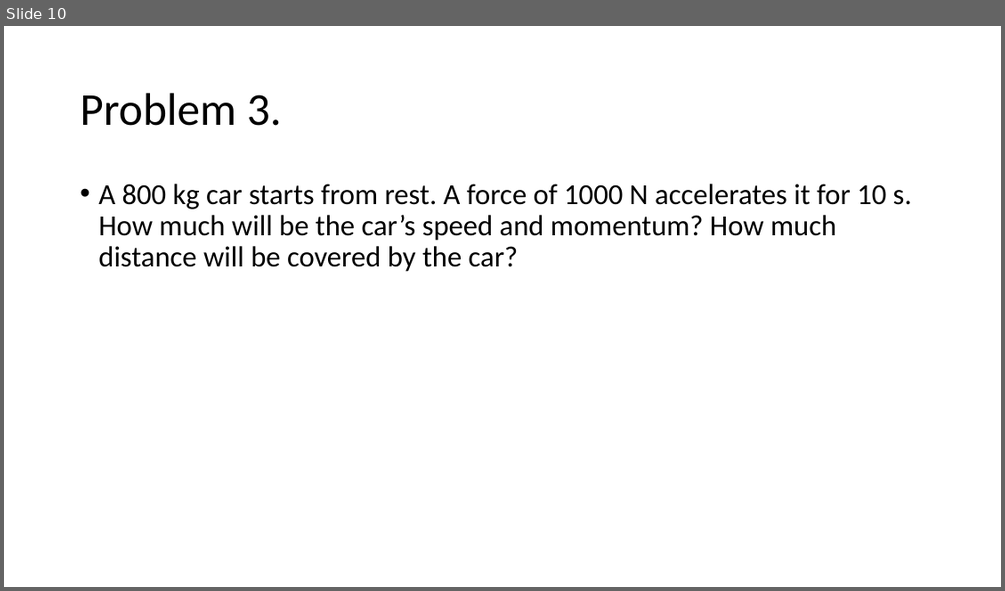
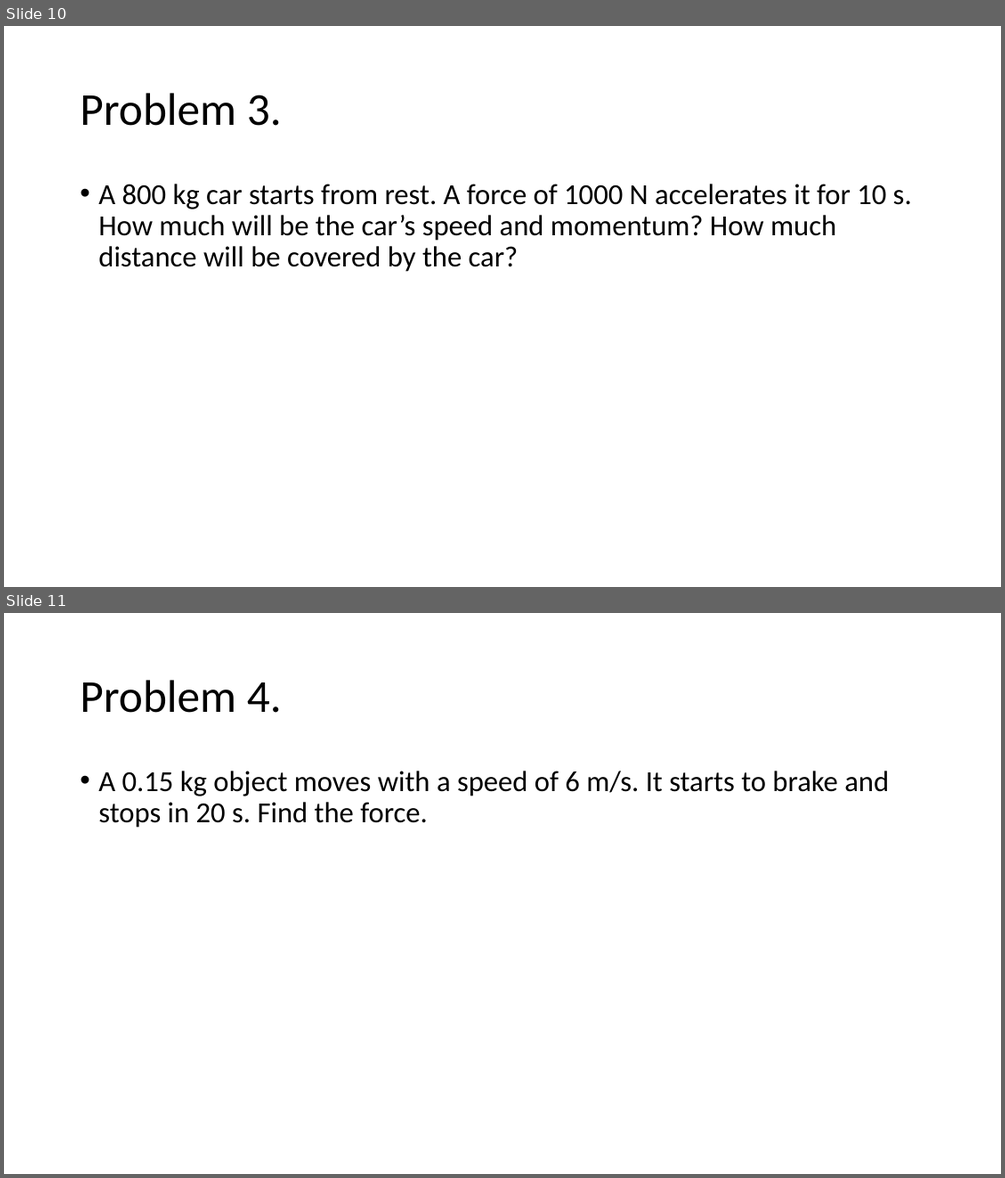
Before and after one commit to acsabai/acsabai.github.io, a slide deck: classes/Physics9ab/downloads/Force.pptx. Shown one above the other, each under a label of ours: slide 10 before the commit, slides 10 and 11 after it. The pictures are 1005x591 and 1005x1178 pixels, drawn with LibreOffice and Linux fonts; fonts in the diff are those of the drawing. Boxes give left, top, right and bottom in pixels: in the first picture for what was removed or moved away, otherwise in the second. Text is boxed around its words. In the diff, an @@ line names an element or a change of style, - is before the commit and + after.

```diff
--- a/classes/Physics9ab/downloads/Force.pptx
+++ b/classes/Physics9ab/downloads/Force.pptx
@@ slide 11 added at (4, 613, 1001, 1174), background #FFFFFF @@
@@ title added at (80, 680, 282, 713), 44 pt, text #000000 @@
+Problem 4.
@@ text added at (98, 771, 889, 827), 28 pt, text #000000 @@
+• A 0.15 kg object moves with a speed of 6 m/s. It starts to brake and stops in 20 s. Find the force.
```
Also in this commit, not shown: 1 slide changed, 1 other slide added.
